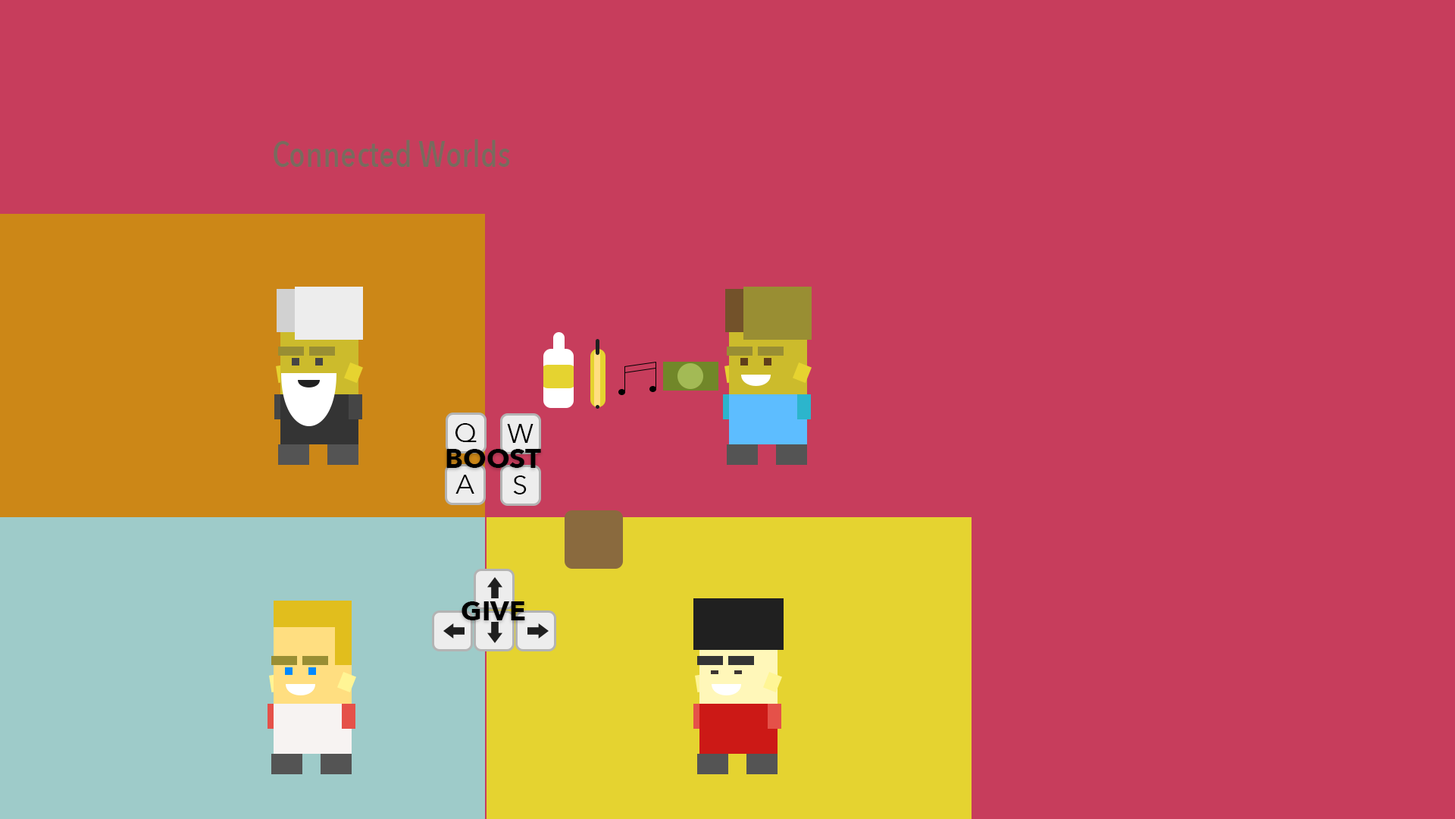
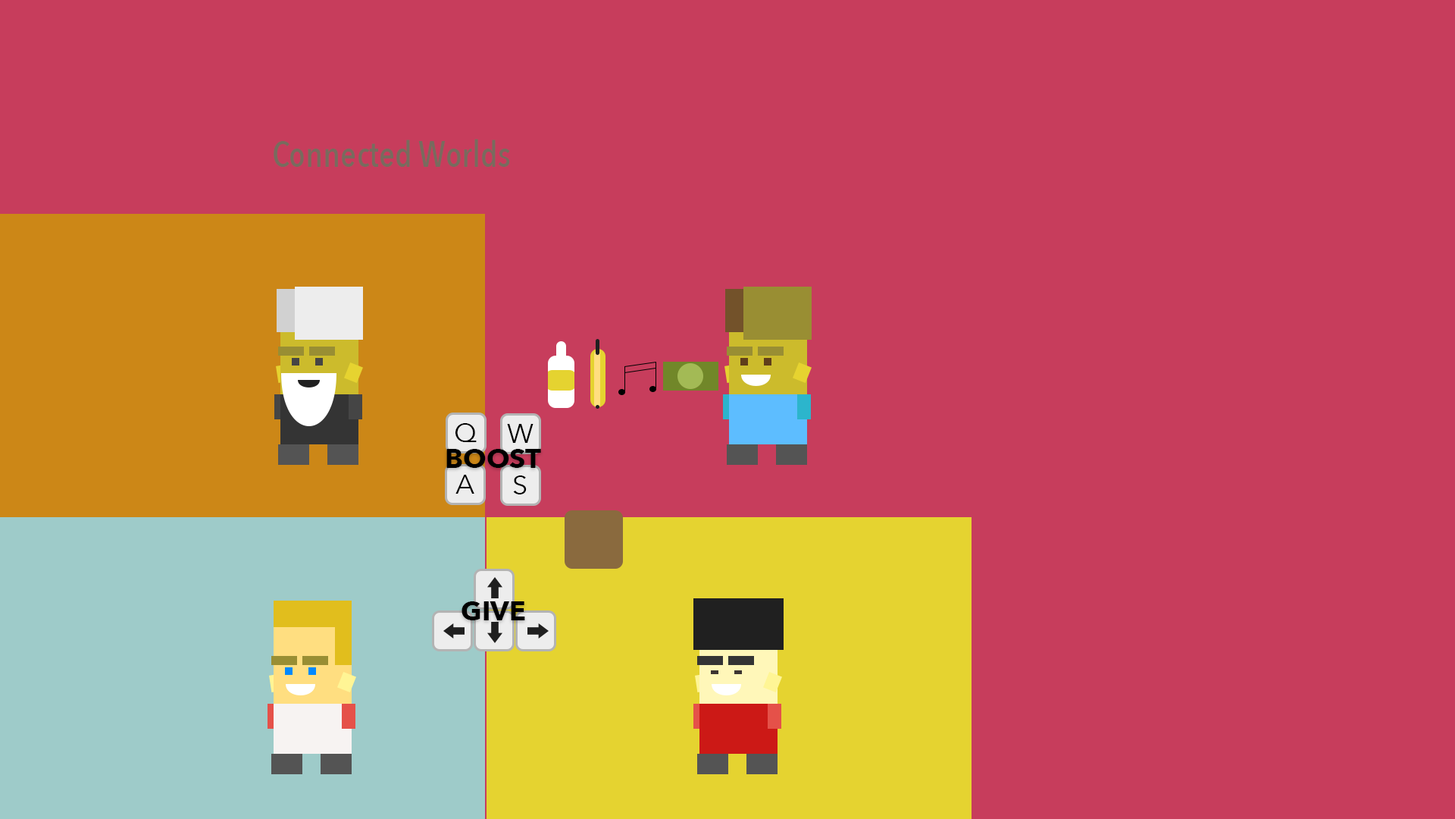
Layer changes from the first 1455x819 image to the second:
painted on "Pyöreäkulmainen suorakulmio 2" over [553, 331, 567, 357]
painted on "Pyöreäkulmainen suorakulmio 3" over [543, 364, 575, 391]
painted on "Vodka" over [543, 348, 575, 408]
